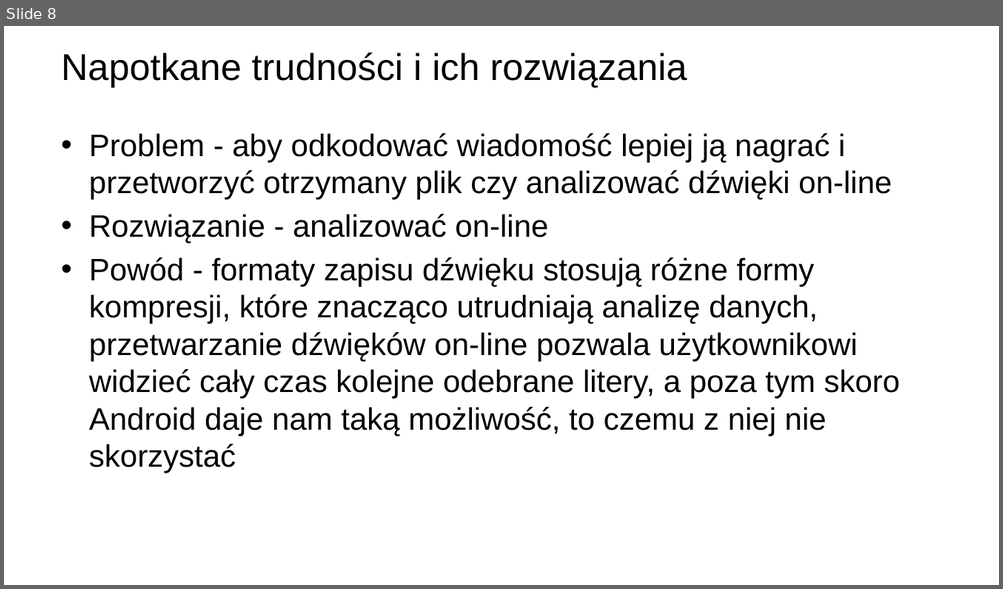
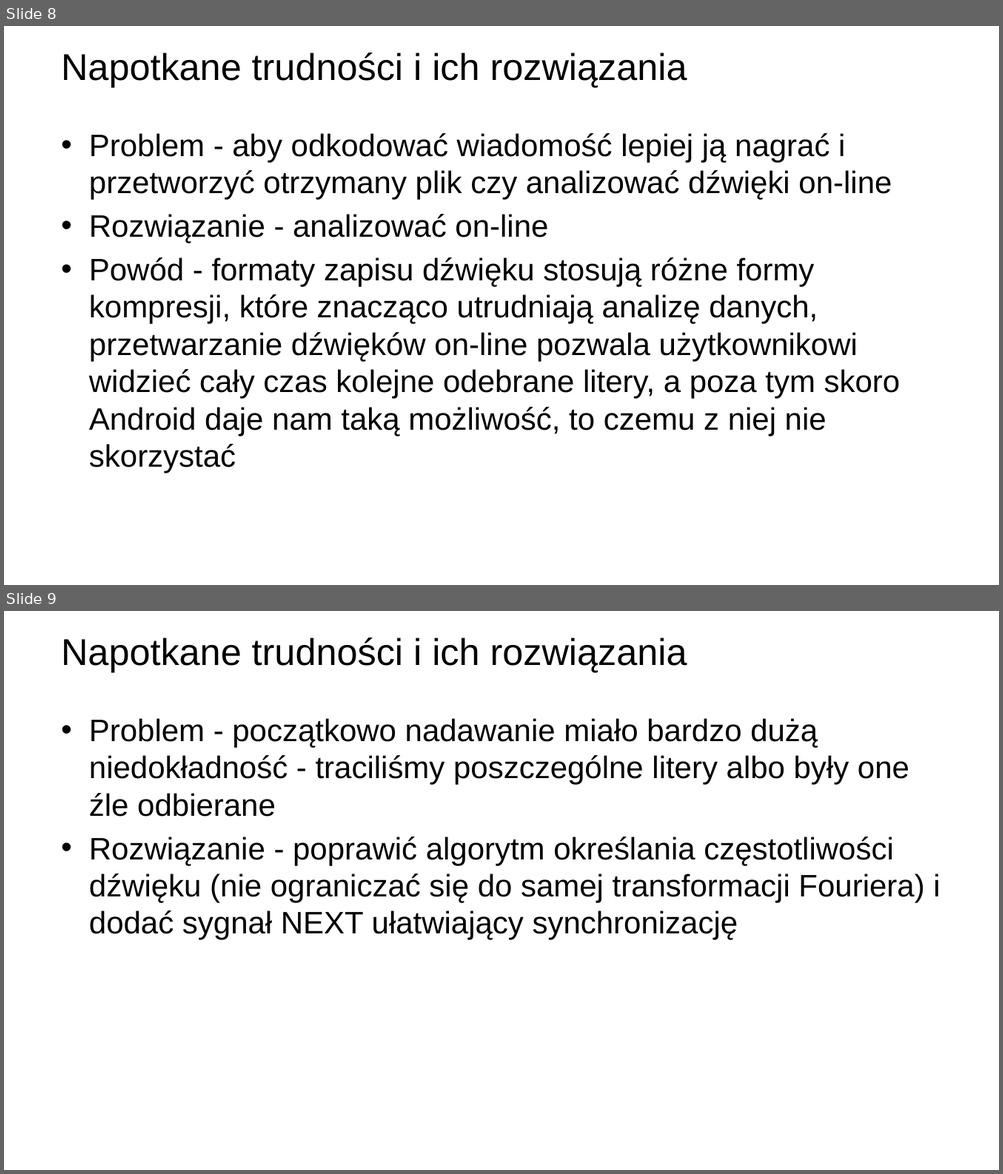
Before and after one commit to swtwsk/IO-Fouriers, a slide deck: private/Fourier.pptx. Shown one above the other, each under a label of ours: slide 8 before the commit, slides 8 and 9 after it. The pictures are 1003x589 and 1003x1174 pixels, drawn with LibreOffice and Linux fonts; fonts in the diff are those of the drawing; background and template pictures are left out. Boxes give left, top, right and bottom in pixels: in the first picture for what was removed or moved away, otherwise in the second. Text is boxed around its words. In the diff, an @@ line names an element or a change of style, - is before the commit and + after.

```diff
--- a/private/Fourier.pptx
+++ b/private/Fourier.pptx
@@ slide 9 added at [4,611,999,1170], background picture (left out) @@
@@ title added at [61,638,687,672], 36 pt, text #000000 @@
+Napotkane trudności i ich rozwiązania
@@ text added at [89,718,939,940], 30 pt, text #000000 @@
+• Problem - początkowo nadawanie miało bardzo dużą niedokładność - traciliśmy poszczególne litery albo były one źle odbierane
+• Rozwiązanie - poprawić algorytm określania częstotliwości dźwięku (nie ograniczać się do samej transformacji Fouriera) i dodać sygnał NEXT ułatwiający synchronizację
```
Also in this commit, not shown: 1 slide changed, 1 other file.
